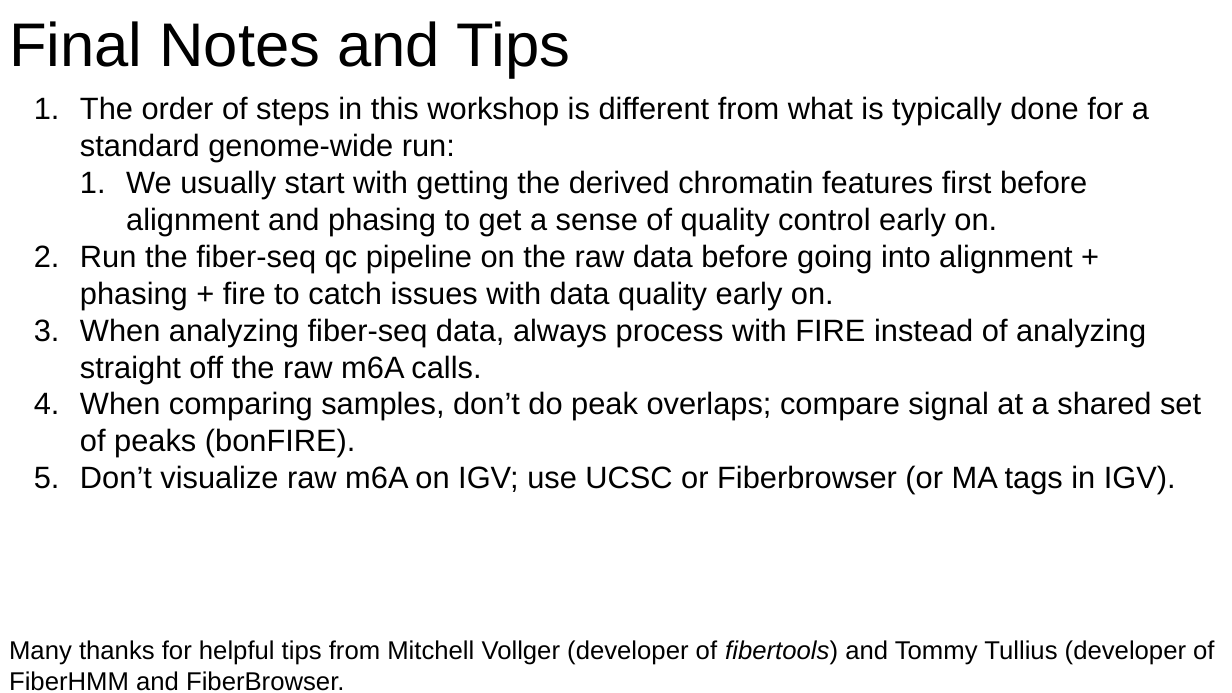
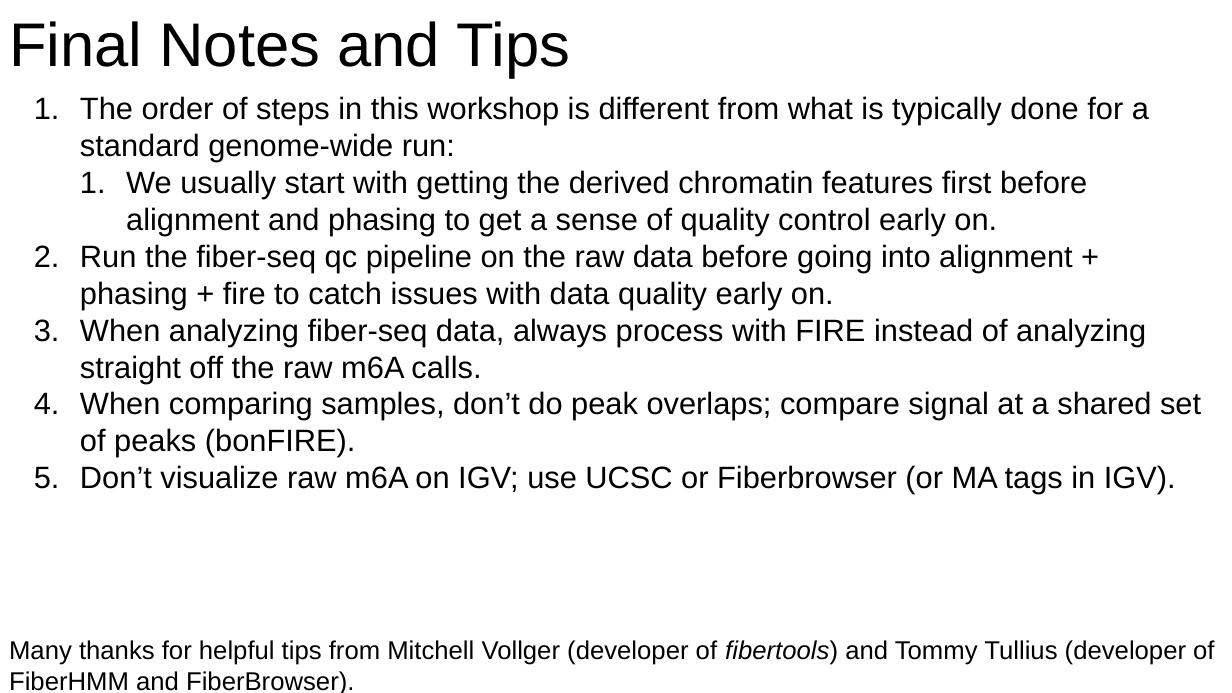
Before and after one commit to christylaflamme/fiber-seq-workshop, a slide deck: slide 17 of slides/LaFlamme_fiber-seq_CSHL_workshop_slide_deck.pptx. Drawn at 1232x693 pixels with LibreOffice and Linux fonts; fonts in the diff are those of the drawing. Boxes give left, top, right and bottom in pixels: in the first picture for what was removed or moved away, otherwise in the second. Text is boxed around its words. In the diff, an @@ line names an element or a change of style, - is before the commit and + after.

```diff
--- a/slides/LaFlamme_fiber-seq_CSHL_workshop_slide_deck.pptx
+++ b/slides/LaFlamme_fiber-seq_CSHL_workshop_slide_deck.pptx
@@ text at (9, 640, 1214, 693): text changed @@
-Many thanks for helpful tips from Mitchell Vollger (developer of fibertools) and Tommy Tullius (developer of FiberHMM and FiberBrowser.
+Many thanks for helpful tips from Mitchell Vollger (developer of fibertools) and Tommy Tullius (developer of FiberHMM and FiberBrowser).
```
